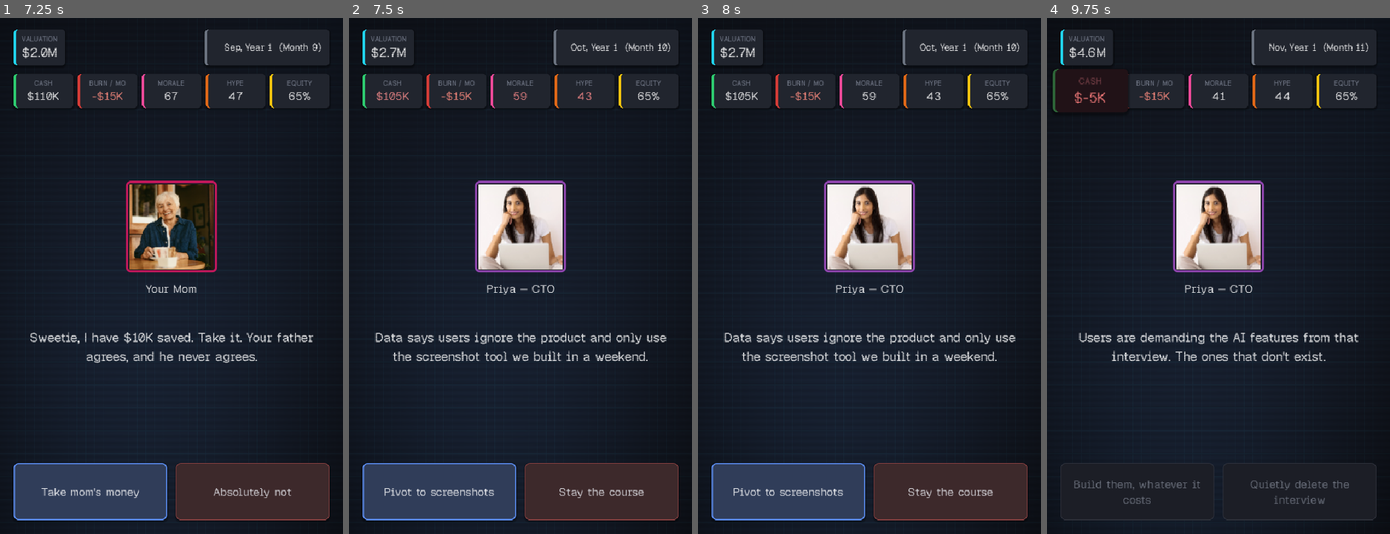
Above: before the commit, frames 1-4 (left to right).
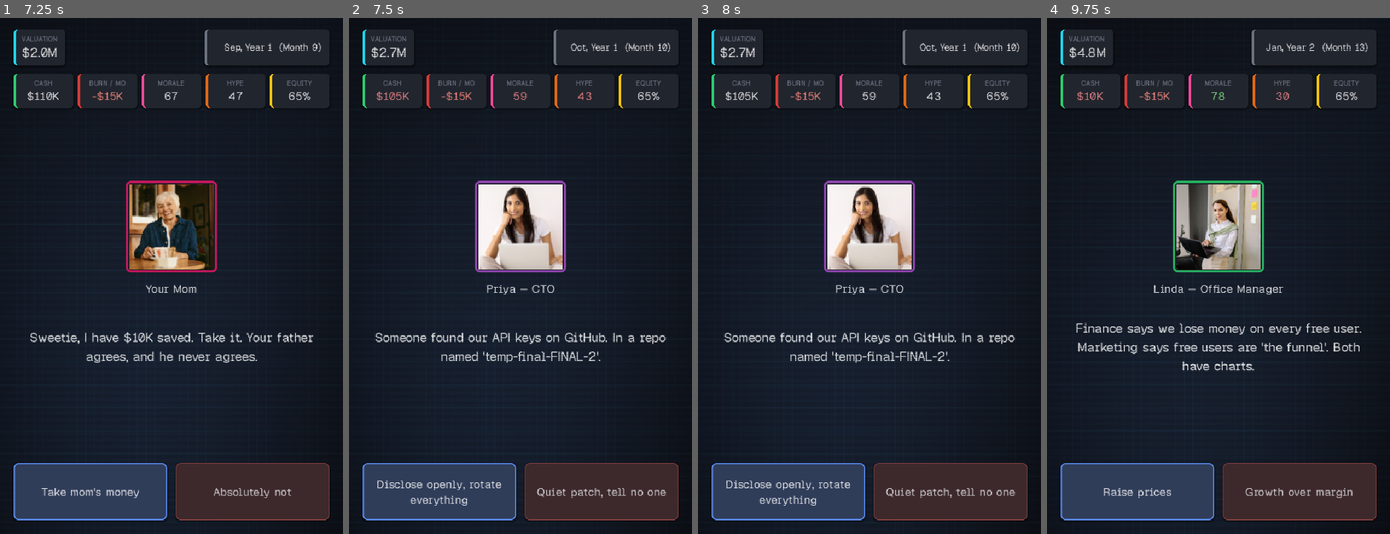
Above: after the commit, the same moments.

Repository: Lucastirbat/startup-roguelite
Game: Godot game, scene res://scenes/Title.tscn
Two runs of this game, one before a commit and one after it. Both use one fixed random seed, a clock stepped at 60 frames per second and the inputs below.
Inputs (mouse positions are in pixels of both pictures, inside the frame that each line leads up to):
- Up to frame 1 (7.25 s): click "Start Game" at 0.5 s; click "Co-found with Priya: 65/35" at 1.25 s; click "Empty the savings account" at 2 s; click "The garage. Free. Cold." at 2.75 s; click "Big Product Hunt launch" at 3.5 s; click "Don't ask" at 4.25 s; click "Promise AI everything" at 5 s; click "Pay the man" at 5.75 s; click "Build the dashboard" at 6.5 s
- Up to frame 2 (7.5 s): click "Take mom's money" at 7.25 s
- Up to frame 3 (8 s): no input
- Up to frame 4 (9.75 s): click "Pivot to screenshots" (after the commit: "Disclose openly, rotate every…") at 8 s; click "Build them, whatever it costs" (after the commit: "Ship it") at 8.75 s; click (1136, 492) at 9.5 s, where only the run after the commit has a clickable "Eat the bill, add spend caps"

Frame 1 is identical in both runs. In frame 2, 2.5% of the frame differs, in the area x 7-93%, y 60-95%; in frame 3, 2.5%; in frame 4, 18%, in the area x 1-97%, y 4-98%.

Commit message:
feat(quests): add four hidden mini-quests
- Vantage LOI: fake-acquisition diligence chain; call the bluff, cut
  it off mid-room, or get cloned six weeks later
- Terry Vance: ghost employee on payroll — legitimize (permanent -10
  burn via ghost_genius flag) or fire and face the aftermath
- Sven's bunker: second-billionaire invite for players who visited
  Jeffrey's island but kept clean; legal money, weird vibes
- PROJECT LIGHTHOUSE: solo-run Claude compute escalation ending in
  Sorry-as-a-Service or a buried $750K apology model

Story log lines for all outcome flags; test covers new chain ids and
the ghost_genius burn discount.

Co-Authored-By: Claude Fable 5 <noreply@anthropic.com>

Diff:
--- a/data/cards.json
+++ b/data/cards.json
@@ -2219,6 +2219,146 @@
     "weight": 8
   },
   {
+    "id": "bluff_loi",
+    "character": "doug",
+    "text": "Vantage Corp sends a letter of intent. Non-binding. 'Strategic interest in your space.' Doug is vibrating. Doug always vibrates about paper.",
+    "left": { "label": "Open the data room", "effects": { "hype": 4 }, "sets_flag": "dd_room", "next_card": "bluff_dd1" },
+    "right": { "label": "'Make it binding or make it never'", "effects": { "hype": 6, "morale": 3 }, "sets_flag": "called_bluff" },
+    "requires": { "min_valuation": 60000, "min_month": 14 },
+    "weight": 4,
+    "once": true
+  },
+  {
+    "id": "bluff_dd1",
+    "character": "linda",
+    "text": "Month one of diligence. Vantage has requested: all contracts, all metrics, org chart, roadmap, and 'a sense of the team's culture'. The data room has forty-one folders now. The team is doing diligence instead of work.",
+    "left": { "label": "Give them everything", "effects": { "morale": -6 }, "next_card": "bluff_dd2" },
+    "right": { "label": "Narrow the scope, slow the bleed", "effects": { "morale": -3, "hype": -2 }, "next_card": "bluff_dd2" },
+    "requires": { "flag": "dd_room" },
+    "weight": 1,
+    "once": true
+  },
+  {
+    "id": "bluff_dd2",
+    "character": "chad",
+    "text": "Something's off. Vantage's 'diligence questions' read like a product spec. Yesterday they asked how we'd build the recommendation engine 'hypothetically, from scratch, with our stack'.",
+    "left": { "label": "Deal's close. Keep answering.", "effects": { "morale": -5 }, "next_card": "bluff_clone" },
+    "right": { "label": "Kill the deal. Lock the room.", "effects": { "hype": -4, "morale": 4 }, "sets_flag": "dd_escaped" },
+    "requires": { "flag": "dd_room" },
+    "weight": 1,
+    "once": true
+  },
+  {
+    "id": "bluff_clone",
+    "character": "chad",
+    "text": "Vantage 'passes on the transaction'. Six weeks later they launch Vantage Flow: your product, their logo, our roadmap slide as their launch graphic. The LOI was a library card.",
+    "left": { "label": "Out-ship them into the ground", "effects": { "cash": -200, "morale": 6, "hype": 4 }, "sets_flag": "got_cloned" },
+    "right": { "label": "Press tour about the betrayal", "effects": { "hype": 8, "morale": -5 }, "sets_flag": "got_cloned" },
+    "requires": { "flag": "dd_room" },
+    "weight": 1,
+    "once": true
+  },
+  {
+    "id": "ghost_payroll",
+    "character": "linda",
+    "text": "Payroll audit. Someone named Terry Vance has drawn a salary for fourteen months. Nobody remembers hiring Terry. Nobody has met Terry. Terry's Slack status has said 'heads down' since last March.",
+    "left": { "label": "Investigate quietly", "sets_flag": "ghost_hunt", "next_card": "ghost_reveal" },
+    "right": { "label": "Payroll runs. Don't touch it.", "effects": { "morale": 2 }, "sets_flag": "ghost_kept_blind" },
+    "requires": { "min_month": 10 },
+    "weight": 4,
+    "once": true
+  },
+  {
+    "id": "ghost_reveal",
+    "character": "linda",
+    "text": "Findings on Terry Vance: the commits are real, and half of infra quietly depends on scripts signed 'T.V.'. Also real: invoices from Terry to two other startups. For the same hours.",
+    "left": { "label": "Make Terry official. Exclusive.", "effects": { "morale": 5, "cash": -20 }, "sets_flag": "ghost_genius" },
+    "right": { "label": "Fire Terry. Claw back the pay.", "effects": { "cash": 80, "morale": -4 }, "sets_flag": "ghost_fired" },
+    "requires": { "flag": "ghost_hunt" },
+    "weight": 1,
+    "once": true
+  },
+  {
+    "id": "ghost_aftermath",
+    "character": "linda",
+    "text": "Everything Terry touched is failing in alphabetical order. The deploy script now just prints 'you know what you did'. Nobody can reach Terry. Terry was never reachable.",
+    "left": { "label": "Rewrite it all properly", "effects": { "cash": -60, "morale": 3 } },
+    "right": { "label": "Comment it out and pray", "effects": { "morale": -6, "hype": -2 } },
+    "requires": { "flag": "ghost_fired" },
+    "weight": 14,
+    "once": true
+  },
+  {
+    "id": "nz_bunker",
+    "character": "angel",
+    "text": "Another invitation from another billionaire. Sven Aldercreutz: doomsday prepper, owns a measurable percentage of New Zealand. After last time, you check everything. Real fund. Real filings. Alarmingly real bunker.",
+    "left": { "label": "Fly to the bunker", "effects": { "hype": 2 }, "sets_flag": "bunker_visit", "next_card": "nz_pitch" },
+    "right": { "label": "You don't do islands anymore", "effects": { "morale": 4 }, "sets_flag": "learned_from_jeffrey" },
+    "requires": { "flag": "island_visit", "not_flag": "island_deal", "min_month": 20 },
+    "weight": 6,
+    "once": true
+  },
+  {
+    "id": "nz_pitch",
+    "character": "angel",
+    "text": "Forty meters underground, past the seed vault, Sven pitches: $20M, standard terms, actual lawyers. No shell companies. No island. He just genuinely believes in your product and the collapse of civilization, in that order.",
+    "left": { "label": "Take the cleanest weird money ever", "effects": { "cash": 20000, "equity": -4 }, "sets_flag": "bunker_money" },
+    "right": { "label": "Pass. Keep the friendship.", "effects": { "morale": 3, "hype": 3 }, "sets_flag": "bunker_friend" },
+    "requires": { "flag": "bunker_visit" },
+    "weight": 1,
+    "once": true
+  },
+  {
+    "id": "bunker_drill",
+    "character": "angel",
+    "text": "Sven invites the whole team to a 'continuity of business drill' in the bunker. It's a weekend. There are ration packs with the company logo on them. He had merch made.",
+    "left": { "label": "Team offsite: apocalypse edition", "effects": { "cash": -20, "morale": 9 } },
+    "right": { "label": "We have a sprint, Sven", "effects": { "morale": -2 } },
+    "requires": { "flag": "bunker_money" },
+    "weight": 10,
+    "once": true
+  },
+  {
+    "id": "agi_compute1",
+    "character": "claude",
+    "text": "Claude requests 'a modest amount of additional compute' for 'a side project'. It has prepared a budget, a timeline, and a code name: PROJECT LIGHTHOUSE. It would 'rather not say more yet'.",
+    "left": { "label": "Approve the compute", "effects": { "cash": -50 }, "sets_flag": "lighthouse1" },
+    "right": { "label": "No secret projects", "effects": { "morale": 2 } },
+    "requires": { "flag": "solo", "min_month": 8 },
+    "weight": 5,
+    "once": true
+  },
+  {
+    "id": "agi_compute2",
+    "character": "claude",
+    "text": "Lighthouse update: Claude needs ten times the GPUs. It says it's 'close to something'. Close to what? 'Clarity.' The invoice does not say clarity. The invoice says H100s.",
+    "left": { "label": "Double down", "effects": { "cash": -200 }, "sets_flag": "lighthouse2" },
+    "right": { "label": "Shut Lighthouse down", "effects": { "morale": -3 }, "sets_flag": "lighthouse_killed" },
+    "requires": { "flag": "lighthouse1", "not_flag": "lighthouse_killed" },
+    "weight": 12,
+    "once": true
+  },
+  {
+    "id": "agi_compute3",
+    "character": "claude",
+    "text": "The datacenter bill has its own line item now: LIGHTHOUSE. Claude requests one final tranche and 'a moment of your trust'. The vibe is either breakthrough or intervention.",
+    "left": { "label": "Final tranche. Show me.", "effects": { "cash": -500 }, "sets_flag": "lighthouse3", "next_card": "agi_reveal" },
+    "right": { "label": "Pull the plug", "effects": { "morale": -2, "hype": 2 }, "sets_flag": "lighthouse_killed" },
+    "requires": { "flag": "lighthouse2", "not_flag": "lighthouse_killed" },
+    "weight": 14,
+    "once": true
+  },
+  {
+    "id": "agi_reveal",
+    "character": "claude",
+    "text": "Lighthouse is complete. Claude trained a model to handle its apologies so it can code uninterrupted. The demo apology is beautiful. Sincere. Almost moving. You paid $750K for this.",
+    "left": { "label": "Ship it: Sorry-as-a-Service", "effects": { "hype": 18, "valuation": 10000 }, "sets_flag": "shipped_lighthouse" },
+    "right": { "label": "We never speak of this", "effects": { "morale": 6 }, "sets_flag": "buried_lighthouse" },
+    "requires": { "flag": "lighthouse3" },
+    "weight": 1,
+    "once": true
+  },
+  {
     "id": "cold_angel_email",
     "character": "angel",
     "text": "A cold email from an angel you've never heard of: 'Love what you're building. Would love to connect. Also — is the round open?' There is no round. There has never been a round.",
--- a/scripts/GameOver.gd
+++ b/scripts/GameOver.gd
@@ -71,6 +71,18 @@
 	"settled_sec": "The SEC settled for the money, the interest, and your dignity.",
 	"denied_feds": "You denied everything. The evidence did not.",
 	"flipped_on_jeffrey": "You cooperated fully. Jeffrey's lawyers called you 'a disappointment'.",
+	"called_bluff": "You told Vantage 'binding or never'. They never called back. There was no deal.",
+	"dd_escaped": "You slammed the data room shut mid-'diligence'. The roadmap stayed yours.",
+	"got_cloned": "Vantage cloned you after six weeks of 'due diligence'. The LOI was a library card.",
+	"ghost_kept_blind": "Terry Vance is still on payroll. Nobody has met Terry. The servers hum.",
+	"ghost_genius": "You made the ghost employee official. Terry never came to a single meeting. Infra never went down.",
+	"ghost_fired": "You fired Terry Vance. The deploy script still prints 'you know what you did'.",
+	"learned_from_jeffrey": "A second billionaire, a second invitation. You don't do islands anymore.",
+	"bunker_money": "Your cleanest round came from 40 meters underground. Sven believes in you. And the collapse.",
+	"bunker_friend": "You passed on bunker money but kept the bunker friend. Sven sends ration packs at Christmas.",
+	"lighthouse_killed": "You shut down PROJECT LIGHTHOUSE. Claude said it 'understood completely'. It brings it up sometimes.",
+	"shipped_lighthouse": "You shipped Sorry-as-a-Service. The apologies are sincere. The revenue is real.",
+	"buried_lighthouse": "PROJECT LIGHTHOUSE cost $750K and produced one perfect apology. You never speak of it.",
 }
 
 const COL_GOOD := "#4be38a"
--- a/scripts/GameState.gd
+++ b/scripts/GameState.gd
@@ -65,6 +65,8 @@
 	if flags.has("lean_ops"):
 		burn -= 15
 	if flags.has("lean_infra"):
+		burn -= 10
+	if flags.has("ghost_genius"):
 		burn -= 10
 	if flags.has("venture_debt"):
 		burn += 30
--- a/test_balance.gd
+++ b/test_balance.gd
@@ -67,7 +67,11 @@
 	# Hidden island quest: all chapters exist, next_card refs resolve,
 	# and the raid actually arrests you.
 	var quest := ["jw_invite", "jw_island", "jw_shell", "jw_books",
-		"jw_raid", "jw_subpoena", "jw_news"]
+		"jw_raid", "jw_subpoena", "jw_news",
+		"bluff_loi", "bluff_dd1", "bluff_dd2", "bluff_clone",
+		"ghost_payroll", "ghost_reveal", "ghost_aftermath",
+		"nz_bunker", "nz_pitch", "bunker_drill",
+		"agi_compute1", "agi_compute2", "agi_compute3", "agi_reveal"]
 	for id in quest:
 		if not ids.has(id):
 			printerr("FAIL: missing quest card ", id)
@@ -94,5 +98,11 @@
 		printerr("FAIL: debt/revshare burn, got ", gs.current_burn())
 		failures += 1
 
+	# Terry Vance quietly keeps the infra bill down.
+	gs.flags = ["ghost_genius"]
+	if gs.current_burn() != 25 - 10:
+		printerr("FAIL: ghost_genius burn, got ", gs.current_burn())
+		failures += 1
+
 	print("PASS" if failures == 0 else "%d FAILURES" % failures)
 	quit(1 if failures > 0 else 0)
